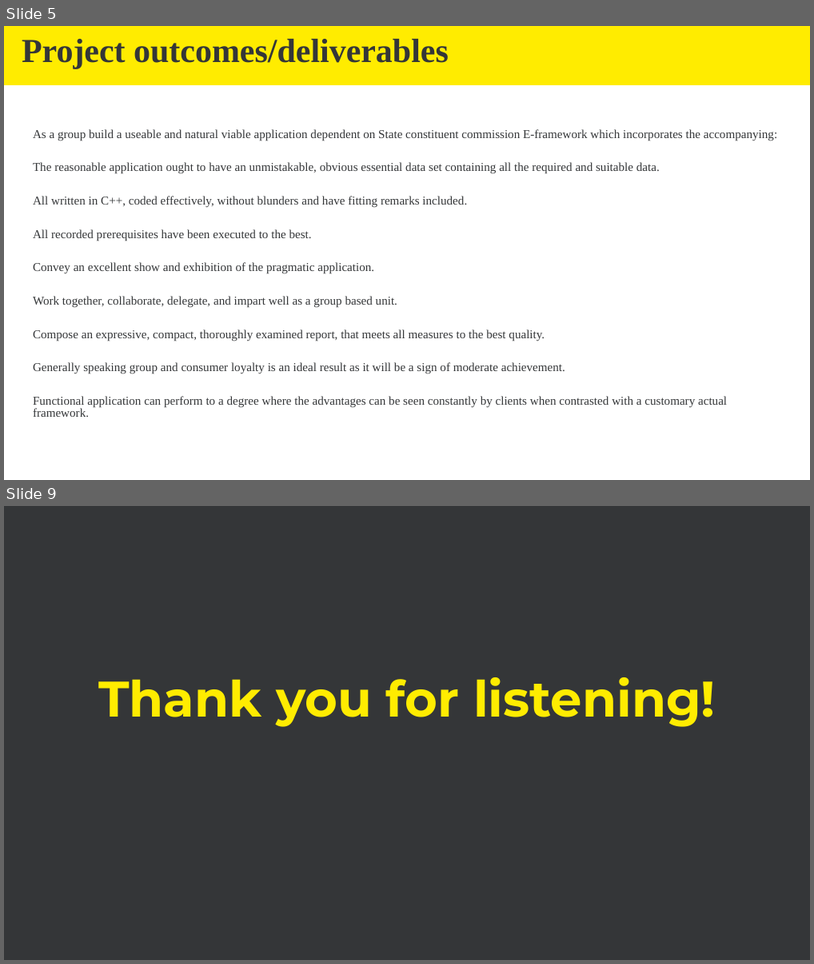
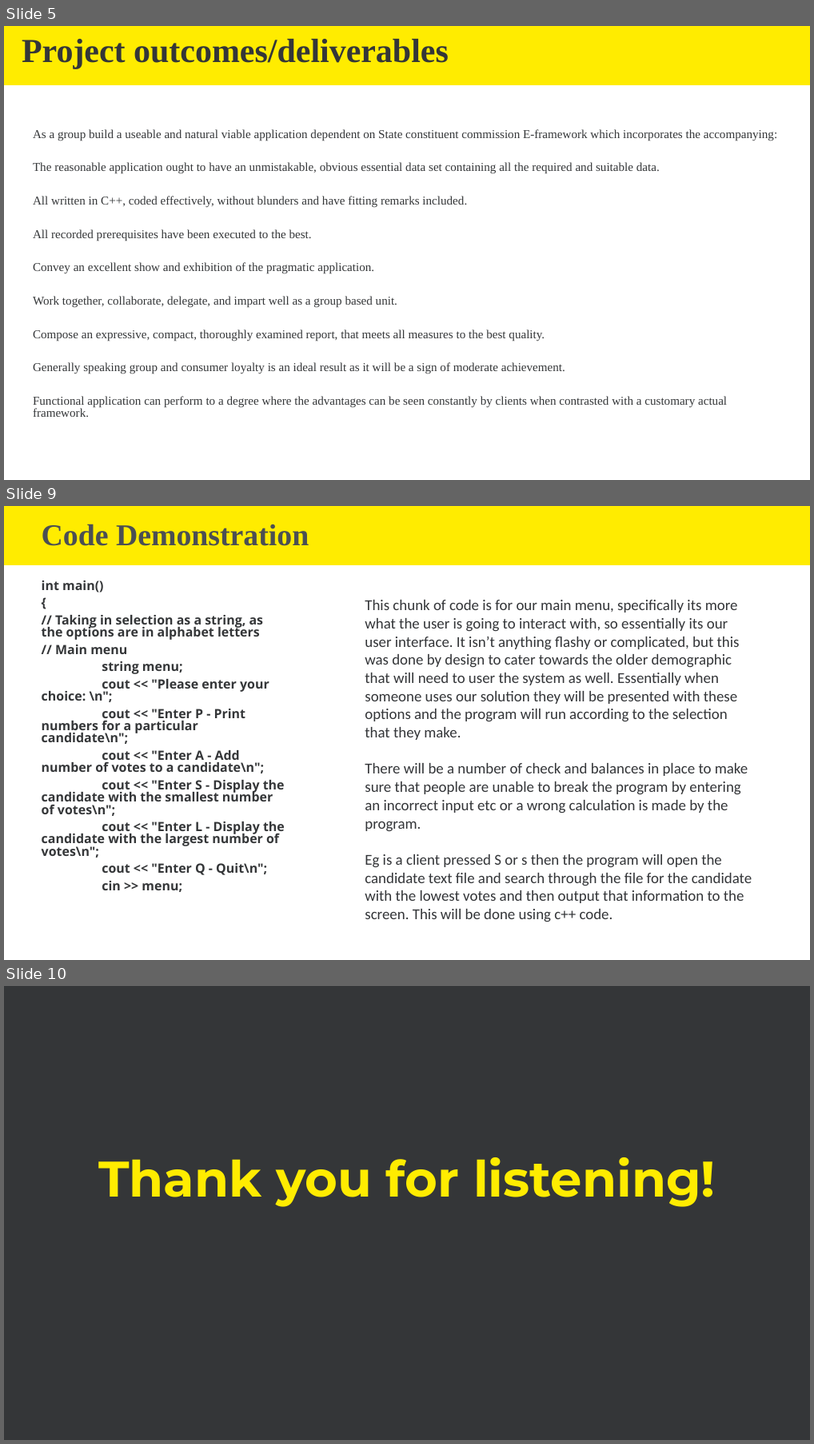
Before and after one commit to developer-grace/electoral-project, a slide deck: Project PresentationDemonstration.pptx. Shown one above the other, each under a label of ours: slides 5 and 9 before the commit, slides 5, 9 and 10 after it; the slides between them are not shown. The pictures are 814x964 and 814x1444 pixels, drawn with LibreOffice and Linux fonts; fonts in the diff are those of the drawing; background and template pictures are left out. Boxes give left, top, right and bottom in pixels: in the first picture for what was removed or moved away, otherwise in the second. Text is boxed around its words. In the diff, an @@ line names an element or a change of style, - is before the commit and + after.

```diff
--- a/Project PresentationDemonstration.pptx
+++ b/Project PresentationDemonstration.pptx
@@ slide 9 added at (4, 506, 810, 960), background #FFFFFF; not listed: 1 template element that a slide beside it also shows @@
@@ title added at (42, 524, 309, 546), 36 pt, text #4B4F53, bold @@
+Code Demonstration
@@ text added at (42, 580, 285, 892), 15.2 pt, text #343638, bold @@
+int main()
+{
+// Taking in selection as a string, as the options are in alphabet letters
+// Main menu
+string menu;
+cout << "Please enter your choice: \n";
+cout << "Enter P - Print numbers for a particular candidate\n";
+cout << "Enter A - Add number of votes to a candidate\n";
+cout << "Enter S - Display the candidate with the smallest number of votes\n";
+cout << "Enter L - Display the candidate with the largest number of votes\n";
+cout << "Enter Q - Quit\n";
+cin >> menu;
@@ text added at (365, 600, 752, 922), 18 pt, text #333538 @@
+This chunk of code is for our main menu, specifically its more what the user is going to interact with, so essentially its our user interface. It isn’t anything flashy or complicated, but this was done by design to cater towards the older demographic that will need to user the system as well. Essentially when someone uses our solution they will be presented with these options and the program will run according to the selection that they make.
+There will be a number of check and balances in place to make sure that people are unable to break the program by entering an incorrect input etc or a wrong calculation is made by the program.
+Eg is a client pressed S or s then the program will open the candidate text file and search through the file for the candidate with the lowest votes and then output that information to the screen. This will be done using c++ code.
@@ what was slide 9 is now slide 10 @@
```
Also in this commit, not shown: 4 slides changed.
